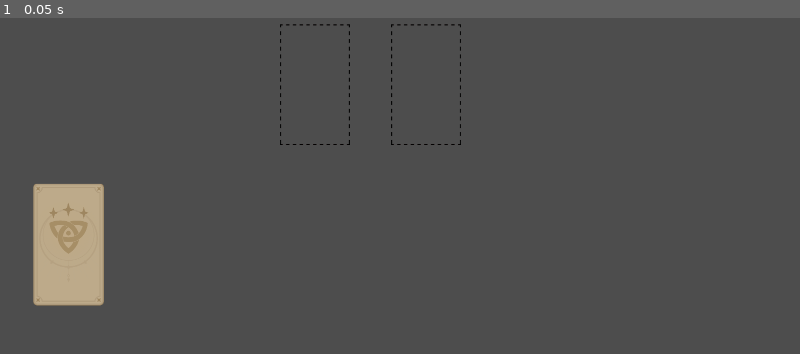
Above: before the commit, frame 1.
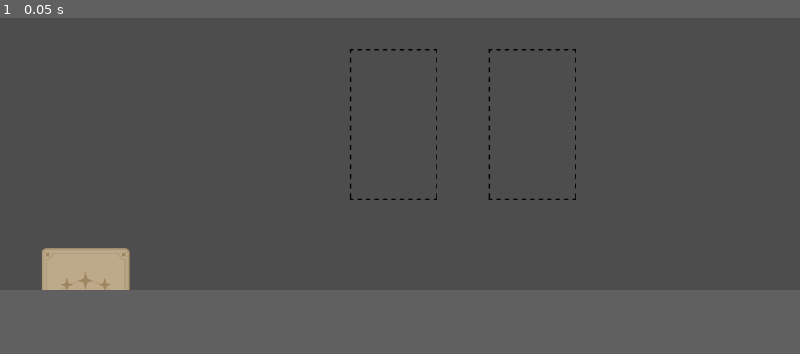
Above: after the commit, the same moment.

Repository: Kisa-chan/godot-game
Game: Godot game, scene res://Main.tscn
Two runs of this game, one before a commit and one after it. Both use one fixed random seed, a clock stepped at 60 frames per second and the inputs below.
Inputs:
- Up to frame 1 (0.05 s): no input
The window is 800x429 before the commit and 800x365 after it. Grey fills any space a smaller window leaves; there, only what the larger window draws over its background counts as a difference.

The runs differ from the first frame. In frame 1, 3.2% of the frame differs, in the area x 4-72%, y 1-86%.

Commit message:
Ajustes en Deck parte 2

Diff:
--- a/Scripts/CardManager.gd
+++ b/Scripts/CardManager.gd
@@ -18,17 +18,6 @@
 		var mouse_pos = get_global_mouse_position()
 		card_being_dragged.position = Vector2(clamp(mouse_pos.x,0,screen_size.x),
 		clamp(mouse_pos.y,0,screen_size.y))
-
-#func _input(event):
-	#if event is InputEventMouseButton and event.button_index == MOUSE_BUTTON_LEFT:
-		#if event.pressed:
-			## Raycast check for card
-			#var card = raycast_check_card()
-			#if card:
-				#start_drag(card)
-		#else:
-			#if card_being_dragged:
-				#finish_drag()
 
 func start_drag(card):
 	card_being_dragged = card
@@ -56,7 +45,8 @@
 		highlight_card(card,true)
 
 func on_left_click_released():
-	print("Card manager left mouse released signal")
+	if card_being_dragged:
+		finish_drag()
 
 func on_hoverd_off_card(card):
 	if !card_being_dragged:
--- a/Scripts/Deck.gd
+++ b/Scripts/Deck.gd
@@ -1,4 +1,6 @@
 extends Node2D
+
+const CARD_SCENE_PATH = "res://Scenes/Card.tscn"
 
 var player_deck = ["Knight","Knight","Knight"]
 
@@ -6,10 +8,15 @@
 	print($Area2D.collision_mask)
 
 func draw_card():
-	print("draw card")
-	#var card_scene = preload(CARD_SCENE_PATH)
-	#for i in range(HAND_COUNT):
-		#var new_card = card_scene.instantiate()
-		#$"../CardManager".add_child(new_card)
-		#new_card.name = "Card"
-		#add_card_to_hand(new_card)
+	var card_drawn = player_deck[0]
+	player_deck.erase(card_drawn)
+
+	#if player draw the last card in the deck, disable the deck
+	if player_deck.size() == 0:
+		$Area2D/CollisionShape2D.disabled = true
+		$Sprite2D.visible = false
+	var card_scene = preload(CARD_SCENE_PATH)
+	var new_card = card_scene.instantiate()
+	$"../CardManager".add_child(new_card)
+	new_card.name = "Card"
+	$"../PlayerHand".add_card_to_hand(new_card)
--- a/Scripts/PlayerHand.gd
+++ b/Scripts/PlayerHand.gd
@@ -1,6 +1,5 @@
 extends Node2D
 
-const CARD_SCENE_PATH = "res://Scenes/Card.tscn"
 const CARD_WIDTH = 200
 const HAND_Y_POSITION = 700
 
--- a/project.godot
+++ b/project.godot
@@ -17,5 +17,5 @@
 
 [display]
 
-window/size/viewport_width=1750
-window/size/viewport_height=940
+window/size/viewport_width=1400
+window/size/viewport_height=640
